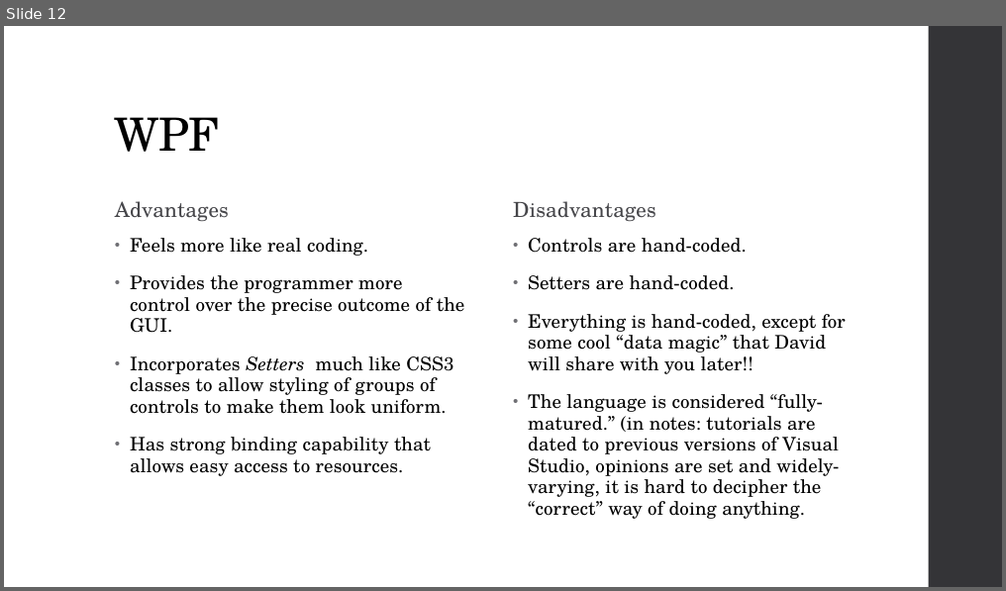
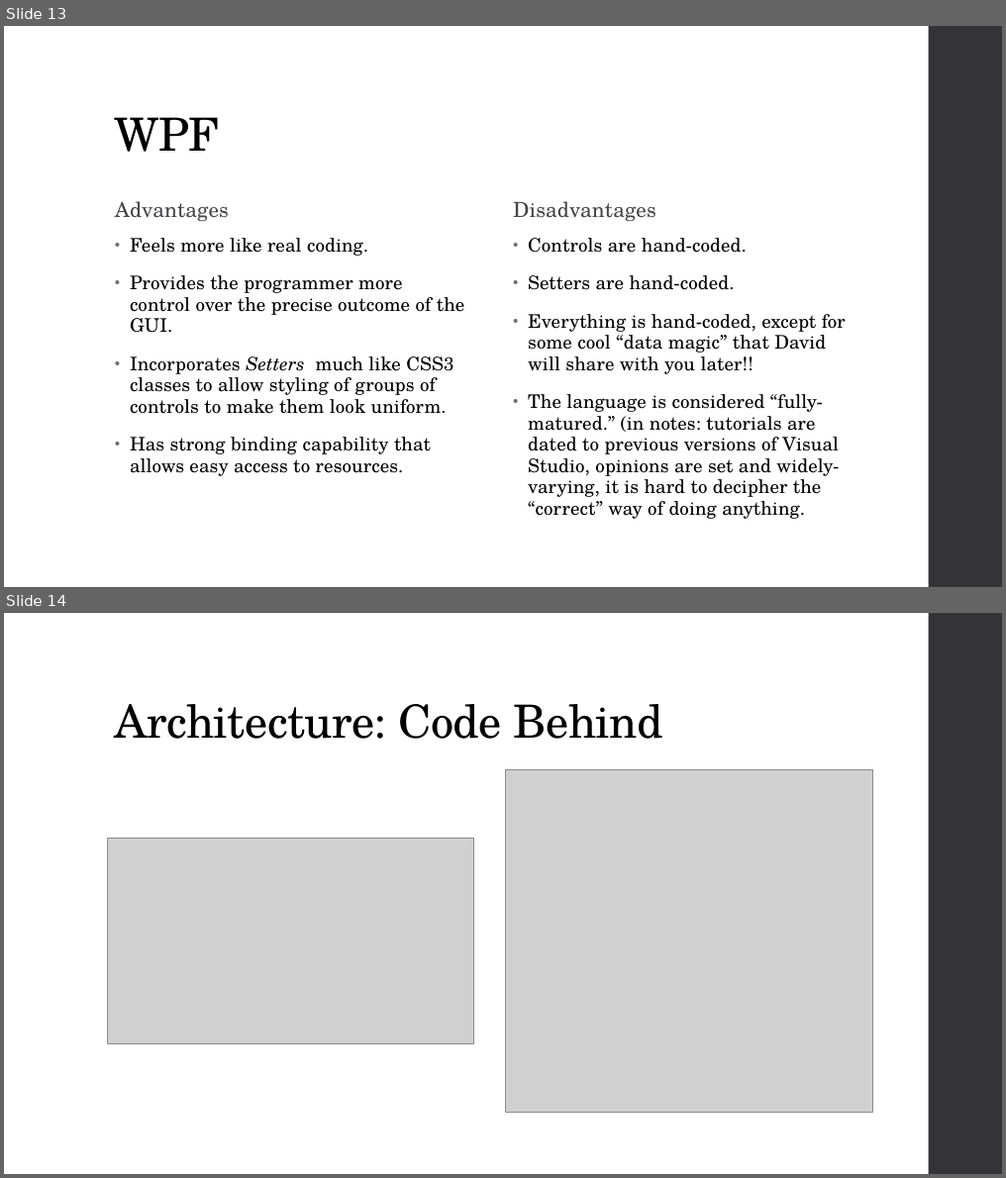
Before and after one commit to RadioSystemsPSCC/Practice, a slide deck: Admin and Documentation/Radio Systems.pptx. Shown one above the other, each under a label of ours: slide 12 before the commit, slides 13 and 14 after it. The pictures are 1006x591 and 1006x1178 pixels, drawn with LibreOffice and Linux fonts; fonts in the diff are those of the drawing; grey boxes stand for pictures. Boxes give left, top, right and bottom in pixels: in the first picture for what was removed or moved away, otherwise in the second. Text is boxed around its words. In the diff, an @@ line names an element or a change of style, - is before the commit and + after.

```diff
--- a/Admin and Documentation/Radio Systems.pptx
+++ b/Admin and Documentation/Radio Systems.pptx
@@ slide 14 added at (x1=4, y1=613, x2=1002, y2=1174), background #FFFFFF; not listed: 1 template element that a slide beside it also shows @@
@@ title added at (x1=115, y1=704, x2=663, y2=739), 44 pt, text #000000 @@
+Architecture: Code Behind
@@ picture added at (x1=506, y1=769, x2=872, y2=1112) @@
@@ picture added at (x1=107, y1=838, x2=474, y2=1045) @@
@@ what was slide 12 is now slide 13 @@
```
Also in this commit, not shown: 4 slides changed, 8 other slides added, 3 slides removed, 19 other files.
